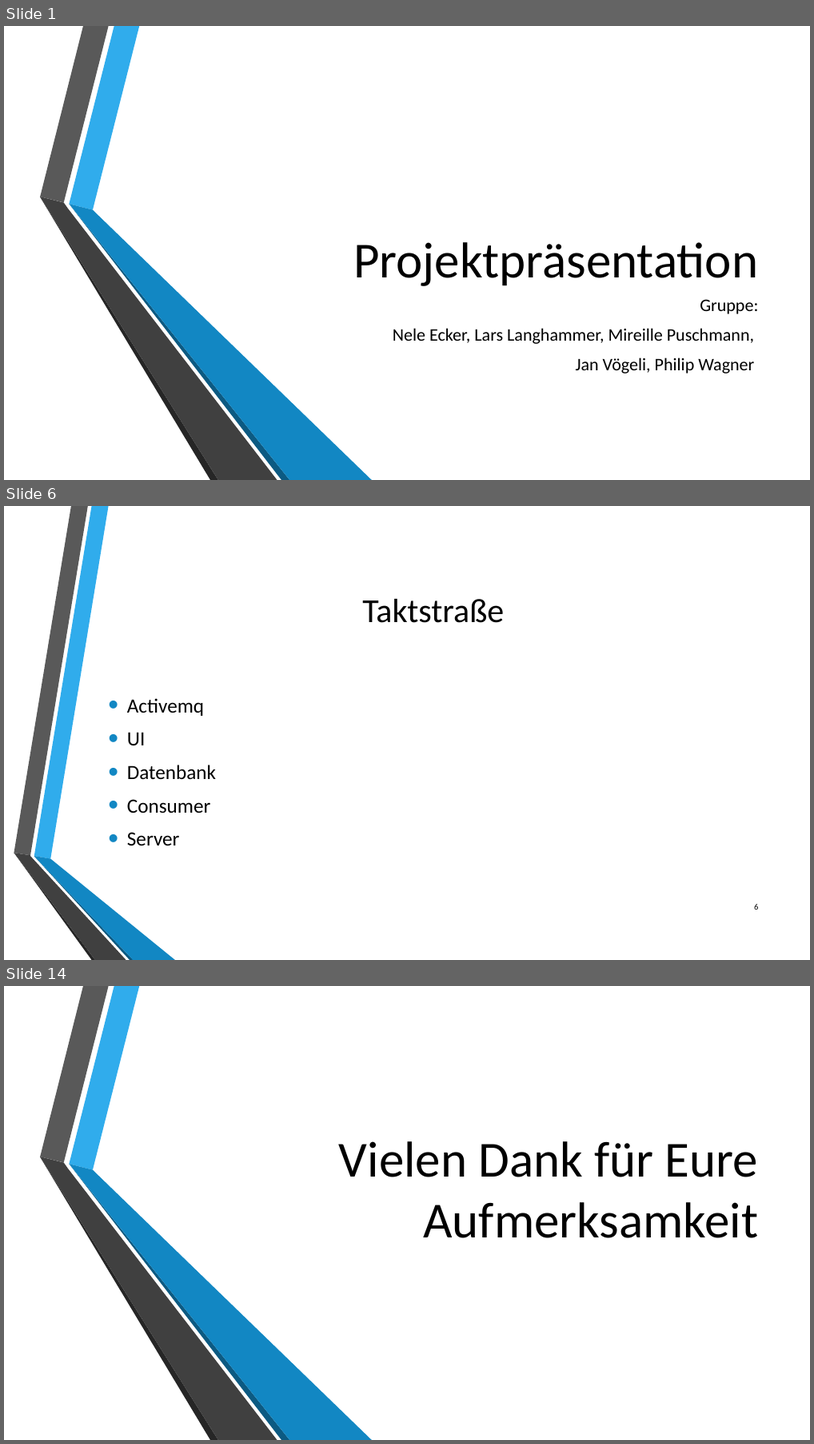
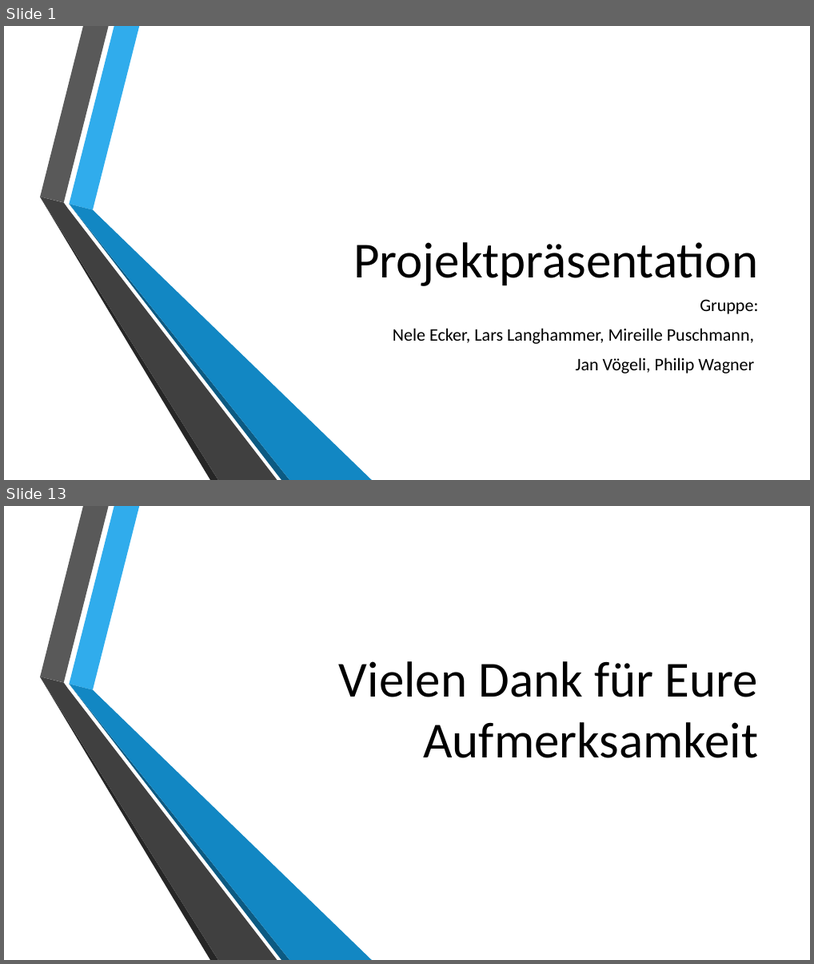
Before and after one commit to philipwagner1994/ProjectDHBW, a slide deck: Documentation/Projektpräsentationabschluss.pptx. Shown one above the other, each under a label of ours: slides 1, 6 and 14 before the commit, slides 1 and 13 after it; the slides between them are not shown. The pictures are 814x1444 and 814x964 pixels, drawn with LibreOffice and Linux fonts; fonts in the diff are those of the drawing; background and template pictures are left out. Boxes give left, top, right and bottom in pixels: in the first picture for what was removed or moved away, otherwise in the second. Text is boxed around its words. In the diff, an @@ line names an element or a change of style, - is before the commit and + after.

```diff
--- a/Documentation/Projektpräsentationabschluss.pptx
+++ b/Documentation/Projektpräsentationabschluss.pptx
@@ slide 6 removed at (x1=4, y1=506, x2=810, y2=960), background picture (left out) @@
@@ title removed at (x1=362, y1=599, x2=504, y2=623) @@
-Taktstraße
@@ text removed at (x1=127, y1=698, x2=216, y2=845) @@
-• Activemq
-• UI
-• Datenbank
-• Consumer
-• Server
@@ group removed at (x1=14, y1=506, x2=175, y2=960): 6 freeform shapes @@
@@ page number removed at (x1=754, y1=904, x2=758, y2=909) @@
-6
@@ what was slide 14 is now slide 13 @@
```
Also in this commit, not shown: 10 slides changed, 1 slide added, 1 other slide removed.
